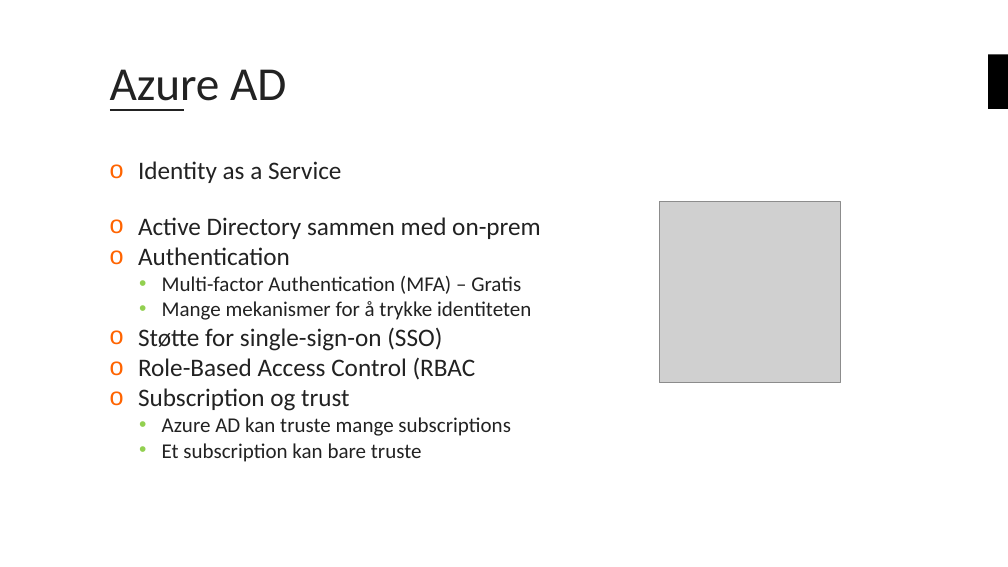
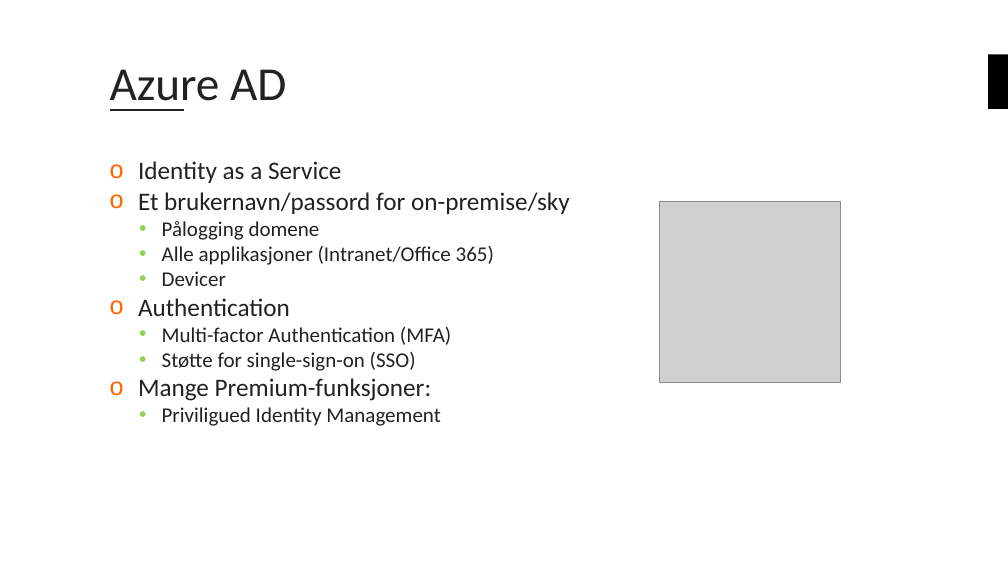
Before and after one commit to bouvet/azure-workshops, a slide deck: slide 11 of Workshop_3/Presentasjon/Azureskolen-Workshop#3.pptx. Drawn at 1008x567 pixels with LibreOffice and Linux fonts; fonts in the diff are those of the drawing; grey boxes stand for pictures; background and template pictures are left out. Boxes give left, top, right and bottom in pixels: in the first picture for what was removed or moved away, otherwise in the second. Text is boxed around its words. In the diff, an @@ line names an element or a change of style, - is before the commit and + after.

```diff
--- a/Workshop_3/Presentasjon/Azureskolen-Workshop#3.pptx
+++ b/Workshop_3/Presentasjon/Azureskolen-Workshop#3.pptx
@@ text at (138, 192, 570, 286): text changed; size 24 to 20 pt @@
-o Active Directory sammen med on-prem
+o Et brukernavn/passord for on-premise/sky
+  • Pålogging domene
+  • Alle applikasjoner (Intranet/Office 365)
+  • Devicer
@@ text at (162, 327, 451, 345): text changed @@
-  • Multi-factor Authentication (MFA) – Gratis
-  • Mange mekanismer for å trykke identiteten
+  • Multi-factor Authentication (MFA)
@@ text at (162, 352, 416, 371): size 24 to 20 pt in "Støtte for single-sign-on (SSO)"; bullet o to •; list level 1 to 2 in "Støtte for single-sign-on (SSO)"; bullet colour #FF6400 to #92D050 @@
@@ text at (138, 378, 441, 426): text changed @@
-o Role-Based Access Control (RBAC
-o Subscription og trust
-  • Azure AD kan truste mange subscriptions
-  • Et subscription kan bare truste
+o Mange Premium-funksjoner:
+  • Priviligued Identity Management
```
Also in this commit, not shown: 5 other slides changed.
